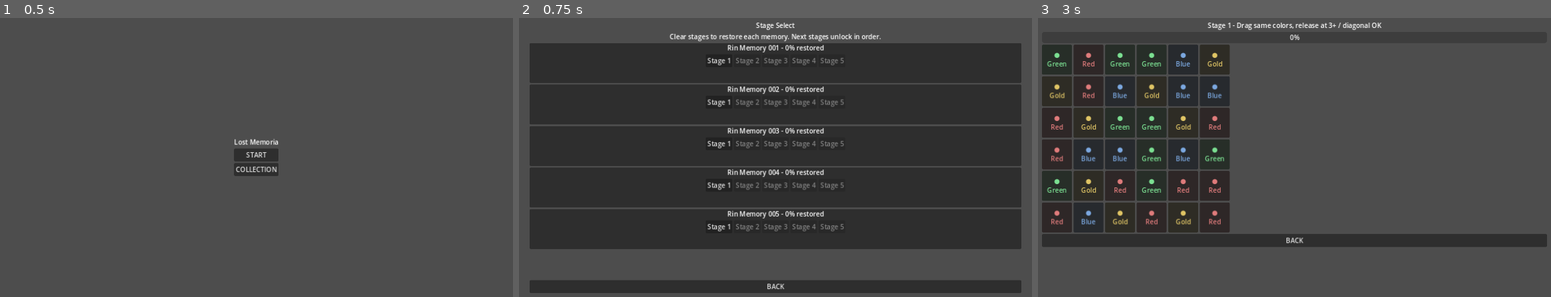
Above: before the commit, frames 1-3 (left to right).
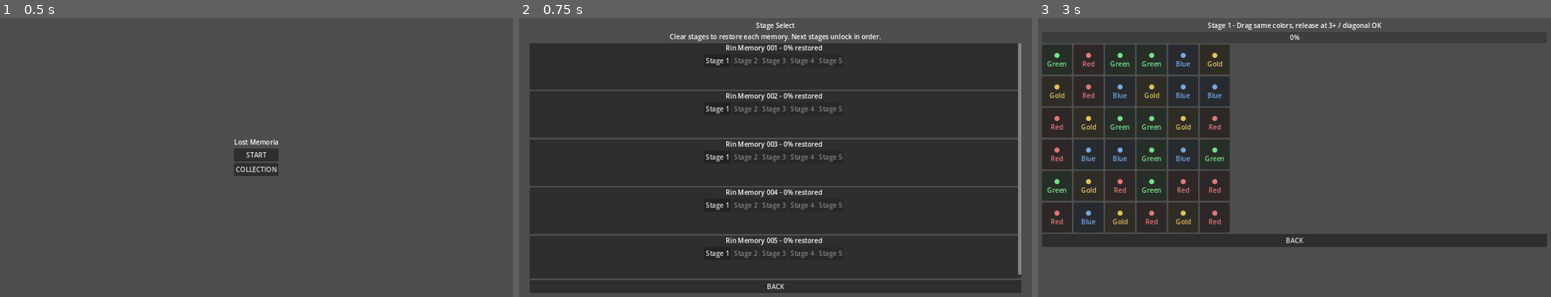
Above: after the commit, the same moments.

Repository: uzupiyo/Lost-Memoria
Game: Godot game, scene res://scenes/title/title.tscn
Two runs of this game, one before a commit and one after it. Both use one fixed random seed, a clock stepped at 60 frames per second and the inputs below.
Inputs:
- Up to frame 1 (0.5 s): no input
- Up to frame 2 (0.75 s): click "START" at 0.5 s
- Up to frame 3 (3 s): click "BACK" at 1.25 s; click "START" at 2 s; click "Stage 1" at 2.75 s

Frame 1 is identical in both runs. In frame 2, 19% of the frame differs, in the area x 2-98%, y 9-94%; in frame 3, nothing differs.

Commit message:
Update stage select for five stage stills

Diff:
--- a/scripts/stage_select.gd
+++ b/scripts/stage_select.gd
@@ -6,36 +6,47 @@
 	_build_stage_list()
 
 func _build_stage_list() -> void:
-	for child in still_list.get_children():
+	var child_index: int = still_list.get_child_count() - 1
+	while child_index >= 0:
+		var child: Node = still_list.get_child(child_index)
 		child.queue_free()
-	for still_id in GameState.get_all_still_ids():
-		var data := GameState.get_still_data(still_id)
-		var title := str(data.get("title", still_id))
-		var percent := GameState.get_unlock_percent(still_id)
+		child_index -= 1
 
-		var panel := PanelContainer.new()
-		panel.custom_minimum_size = Vector2(0, 96)
+	var still_ids: Array = GameState.get_all_still_ids()
+	var still_index: int = 0
+	while still_index < still_ids.size():
+		var still_id: String = str(still_ids[still_index])
+		var data: Dictionary = GameState.get_still_data(still_id)
+		var title: String = str(data.get("title", still_id))
+		var percent: int = GameState.get_unlock_percent(still_id)
+
+		var panel: PanelContainer = PanelContainer.new()
+		panel.custom_minimum_size = Vector2(0, 112)
 		still_list.add_child(panel)
 
-		var row := VBoxContainer.new()
+		var row: VBoxContainer = VBoxContainer.new()
 		panel.add_child(row)
 
-		var label := Label.new()
+		var label: Label = Label.new()
 		label.text = "%s - %d%% restored" % [title, percent]
 		label.horizontal_alignment = HORIZONTAL_ALIGNMENT_CENTER
 		row.add_child(label)
 
-		var button_row := HBoxContainer.new()
+		var button_row: HBoxContainer = HBoxContainer.new()
 		button_row.alignment = BoxContainer.ALIGNMENT_CENTER
 		row.add_child(button_row)
 
-		var total_stages := int(data.get("total_stages", GameState.STILL_STAGE_COUNT))
-		for stage_index in total_stages:
-			var button := Button.new()
+		var total_stages: int = int(data.get("total_stages", GameState.STILL_STAGE_COUNT))
+		var unlocked_stages: int = int(data.get("unlocked_stages", 0))
+		var stage_index: int = 0
+		while stage_index < total_stages:
+			var button: Button = Button.new()
 			button.text = "Stage %d" % (stage_index + 1)
-			button.disabled = stage_index > int(data.get("unlocked_stages", 0))
+			button.disabled = stage_index > unlocked_stages
 			button.pressed.connect(_start_stage.bind(still_id, stage_index))
 			button_row.add_child(button)
+			stage_index += 1
+		still_index += 1
 
 func _start_stage(still_id: String, stage_index: int) -> void:
 	GameState.select_stage(still_id, stage_index)
